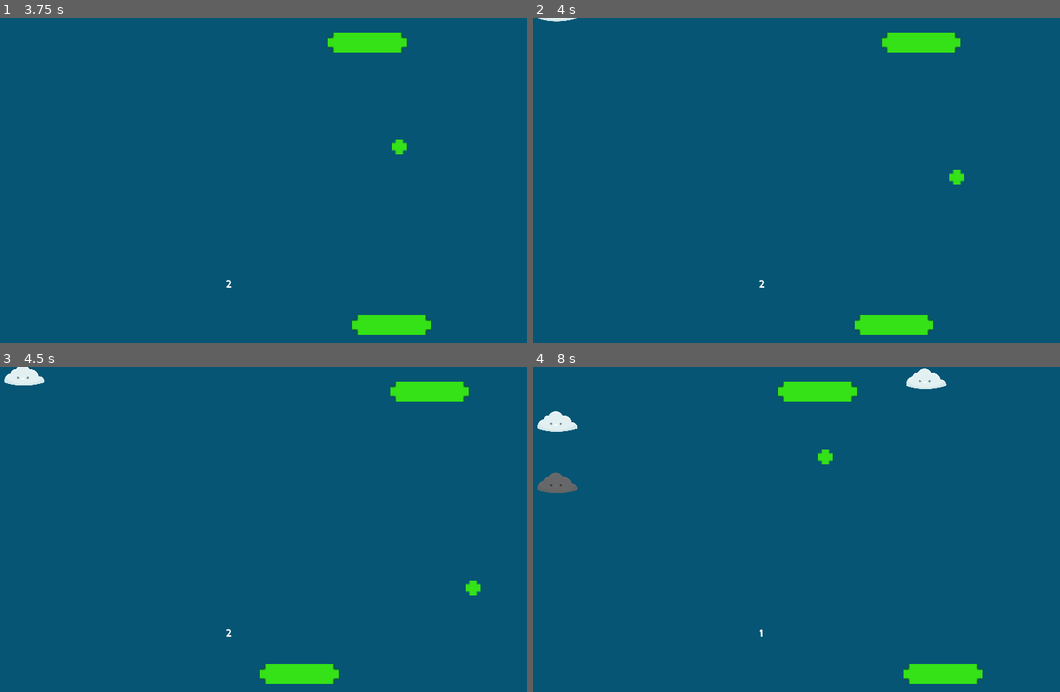
Above: before the commit, frames 1-4 (two rows, left to right).
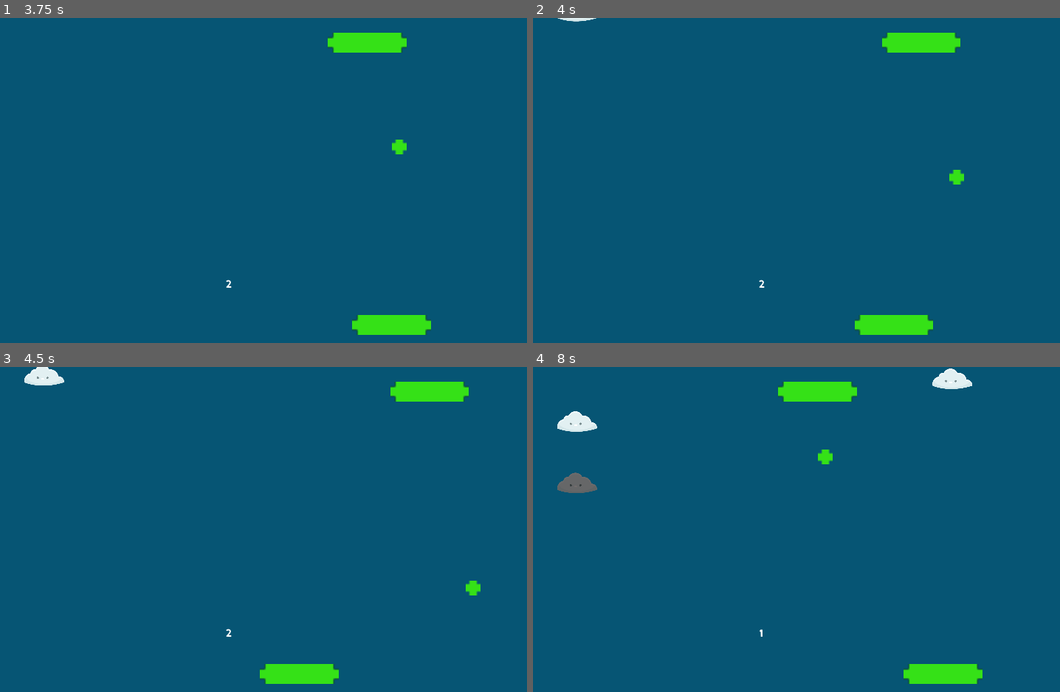
Above: after the commit, the same moments.

Repository: Szczocik/Pong_Move
Game: Godot game, scene res://Levels/Level_2.tscn
Same seed, same stepped clock (60 frames per second), same inputs: the game is played once before the commit and once after it. This scene is started directly instead of the project's main scene.
Inputs:
- Up to frame 1 (3.75 s): tap Enter at 0.5 s; hold Right (ui_right) 0.53-1.28 s; hold Left (ui_left) 1.28-2.03 s; hold Right (ui_right) 2.03-3.53 s; hold Left (ui_left) from 3.53 s (still down)
- Up to frame 2 (4 s): keep holding Left (ui_left)
- Up to frame 3 (4.5 s): keep holding Left (ui_left)
- Up to frame 4 (8 s): release Left (ui_left) at 5.78 s; hold Right (ui_right) from 5.78 s (still down)

Frame 1 is identical in both runs. In frame 2, less than 0.1% of the frame differs, in the area x 0-13%, y 0-2%; in frame 3, 0.4%; in frame 4, 1.4%, in the area x 0-84%, y 0-39%.

Commit message:
start spawn

Diff:
--- a/Levels/Level_2.tscn
+++ b/Levels/Level_2.tscn
@@ -113,10 +113,10 @@
 [node name="StartPositions" type="Node" parent="."]
 
 [node name="CloudStart1" type="Position2D" parent="StartPositions"]
-position = Vector2( 286, -224 )
+position = Vector2( 350, -224 )
 
 [node name="CloudStart2" type="Position2D" parent="StartPositions"]
-position = Vector2( 1485, -563 )
+position = Vector2( 1570, -563 )
 
 [node name="CloudTimer" type="Node" parent="."]
 
